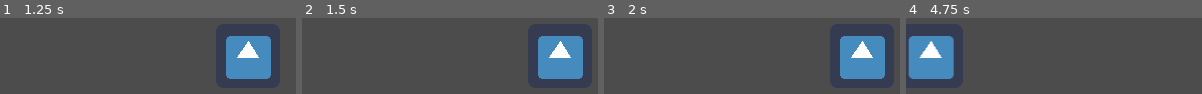
Above: before the commit, frames 1-4 (left to right).
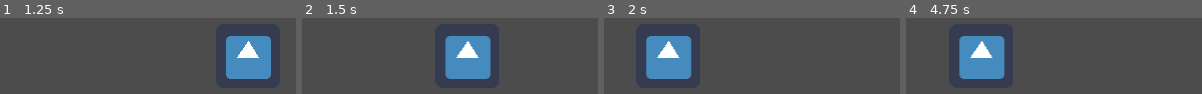
Above: after the commit, the same moments.

Repository: Boyquotes/CameraTest
Game: Godot game, scene res://BigWorld.tscn
The game is run twice, just before and just after one commit, with the same random seed, the same clock (stepped at 60 frames per second) and the same inputs. The engine's default icon, where the game draws it, is replaced by a stand-in: a white triangle on a blue panel in a dark square.
Inputs:
- Up to frame 1 (1.25 s): tap Enter at 0.5 s; hold D (right) from 0.53 s (still down)
- Up to frame 2 (1.5 s): release D (right) at 1.28 s; hold S (down) from 1.28 s (still down)
- Up to frame 3 (2 s): keep holding S (down)
- Up to frame 4 (4.75 s): release S (down) at 2.03 s; hold D (right) 2.03-2.78 s; hold W (up) 2.78-3.53 s; tap Space at 3.5 s; hold A (left) from 3.53 s (still down)

Frame 1 is identical in both runs. In frame 2, 17% of the frame differs, in the area x 48-95%, y 23-81%; in frame 3, 17%; in frame 4, 17%, in the area x 0-34%, y 23-81%.

Commit message:
Add files via upload

Diff:
--- a/CameraTestTwo/BigWorld.tscn
+++ b/CameraTestTwo/BigWorld.tscn
@@ -7,7 +7,7 @@
 [ext_resource path="res://ViewContainer.tscn" type="PackedScene" id=5]
 
 [sub_resource type="RectangleShape2D" id=1]
-extents = Vector2( 8, 24 )
+extents = Vector2( 4, 24 )
 
 [node name="BigWorld" type="Node"]
 
@@ -26,16 +26,17 @@
 margin_bottom = 320.0
 
 [node name="Camera2D" parent="." instance=ExtResource( 4 )]
+transition_time = 1.0
 start_delay = 0.0
 
 [node name="Area2D" type="Area2D" parent="."]
 collision_layer = 0
 
 [node name="CollisionShape2D" type="CollisionShape2D" parent="Area2D"]
-position = Vector2( 192, 0 )
+position = Vector2( 168, 0 )
 shape = SubResource( 1 )
 [connection signal="area_entered" from="Area2D" to="Player" method="_on_Area2D_area_entered"]
+[connection signal="body_entered" from="Area2D" to="Player" method="_on_Area2D_body_entered"]
 [connection signal="body_entered" from="Area2D" to="Camera2D" method="_on_Area2D_body_entered"]
-[connection signal="body_entered" from="Area2D" to="Player" method="_on_Area2D_body_entered"]
 
 [editable path="ViewContainer"]
--- a/CameraTestTwo/Camera2D.gd
+++ b/CameraTestTwo/Camera2D.gd
@@ -46,13 +46,14 @@
 #	process_value = false
 #	set_process(false)
 #	self.current = false
-	player.pause()
+
 	### ###
 
 	start_transition_tween()
 
 	yield(tween, "tween_started")
 	remove_camera_limits()
+	player.start_transition_tween()
 
 	yield(tween, "tween_all_completed")
 	tween_done()
@@ -77,6 +78,9 @@
 #	print('Viewport\'s size: ', get_viewport_rect())
 #	print('The visible viewport rect: ', get_visible_rect())
 
+	player.pause()
+	self.set_process(false)
+
 
 	tween.interpolate_property(
 		self,
@@ -85,7 +89,7 @@
 		view2.get_global_rect().position.x + view2.get_rect().size.x,
 		transition_time,
 		Tween.TRANS_LINEAR,
-		Tween.EASE_IN,
+		Tween.EASE_IN_OUT,
 		start_delay)
 
 	tween.interpolate_property(
@@ -95,7 +99,7 @@
 		view2.get_global_rect().position.x,
 		transition_time,
 		Tween.TRANS_LINEAR,
-		Tween.EASE_IN,
+		Tween.EASE_IN_OUT,
 		start_delay)
 
 	tween.interpolate_property(
@@ -105,7 +109,7 @@
 		view2.get_global_rect().position.y,
 		transition_time,
 		Tween.TRANS_LINEAR,
-		Tween.EASE_IN,
+		Tween.EASE_IN_OUT,
 		start_delay)
 
 	tween.interpolate_property(
@@ -115,7 +119,7 @@
 		view2.get_global_rect().position.y + view2.get_rect().size.y,
 		transition_time,
 		Tween.TRANS_LINEAR,
-		Tween.EASE_IN,
+		Tween.EASE_IN_OUT,
 		start_delay)
 
 	# This part moves the camera itself... I think.
@@ -123,7 +127,7 @@
 		self,
 		"position",
 		self.position,
-		self.global_position.x + get_viewport_rect().size.x,
+		Vector2(view2.get_global_rect().position.x + (get_viewport_rect().size.x/2), self.global_position.y),
 		transition_time,
 		Tween.TRANS_LINEAR,
 		Tween.EASE_IN_OUT)
@@ -132,6 +136,6 @@
 	tween.start()
 
 func tween_done():
-	process_value = true
+	self.set_process(true)
 	vc.update_current_view(self)
 	player.unpause()
--- a/CameraTestTwo/Player.gd
+++ b/CameraTestTwo/Player.gd
@@ -1,8 +1,6 @@
 extends KinematicBody2D
 
 onready var tween = $Tween
-onready var camera = get_node('../Camera2D')
-onready var cam_tween = camera.get_node('Tween')
 
 export (int) var speed = 200
 
@@ -32,26 +30,18 @@
 
 	velocity = velocity.normalized() * speed
 
+func start_transition_tween():
 
-#func _on_Camera2D_boundary_broken():
-#	self.global_position.x += 10
-#	print('Player\'s new position: ', self.global_position)
-
-func _on_Area2D_body_entered(body):
-
-#	print('There\'s a Player in here!')
-#	pause()
 	tween.interpolate_property(
-		body,
+		self,
 		"position",
-		body.position.x,
-		body.position.x + 300,
+		self.position,
+		Vector2(get_node('../ViewContainer/View2').get_global_rect().position.x + 35, self.position.y),
 		1,
 		Tween.TRANS_LINEAR,
-		Tween.EASE_IN_OUT)
+		Tween.EASE_IN)
 
 	tween.start()
-
 
 func pause() -> void:
 	print('Player should be paused')
@@ -62,6 +52,3 @@
 	print('Player should unpause now')
 	set_physics_process(true)
 	set_process_unhandled_input(true)
-
-#func _on_Tween_tween_all_completed():
-#	unpause()
